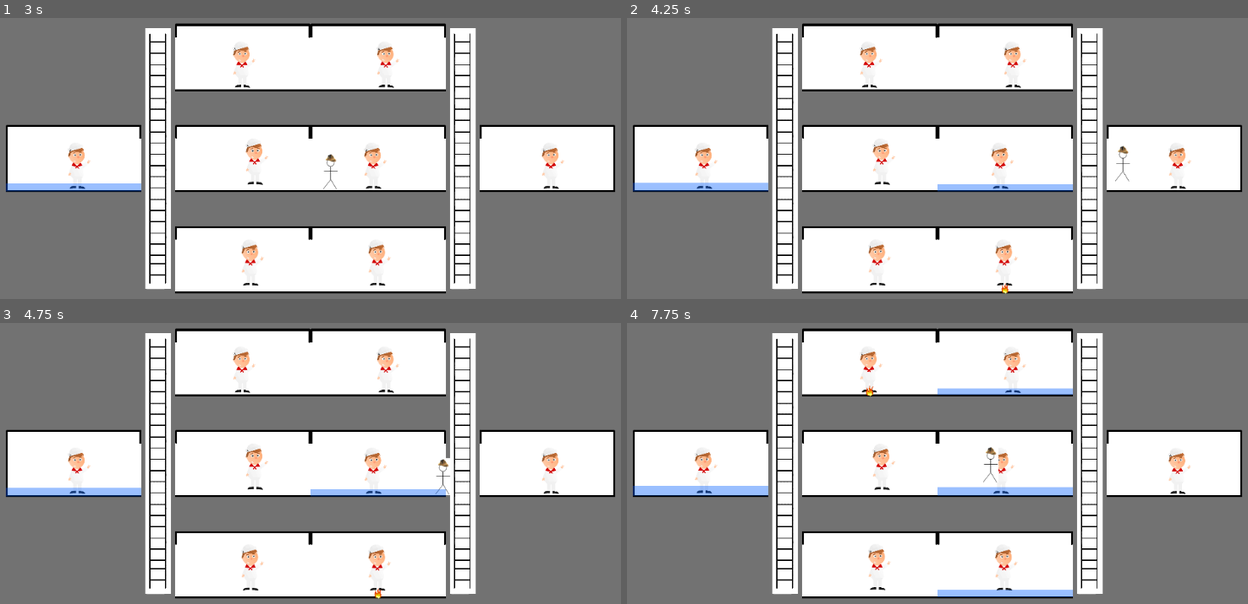
Above: before the commit, frames 1-4 (two rows, left to right).
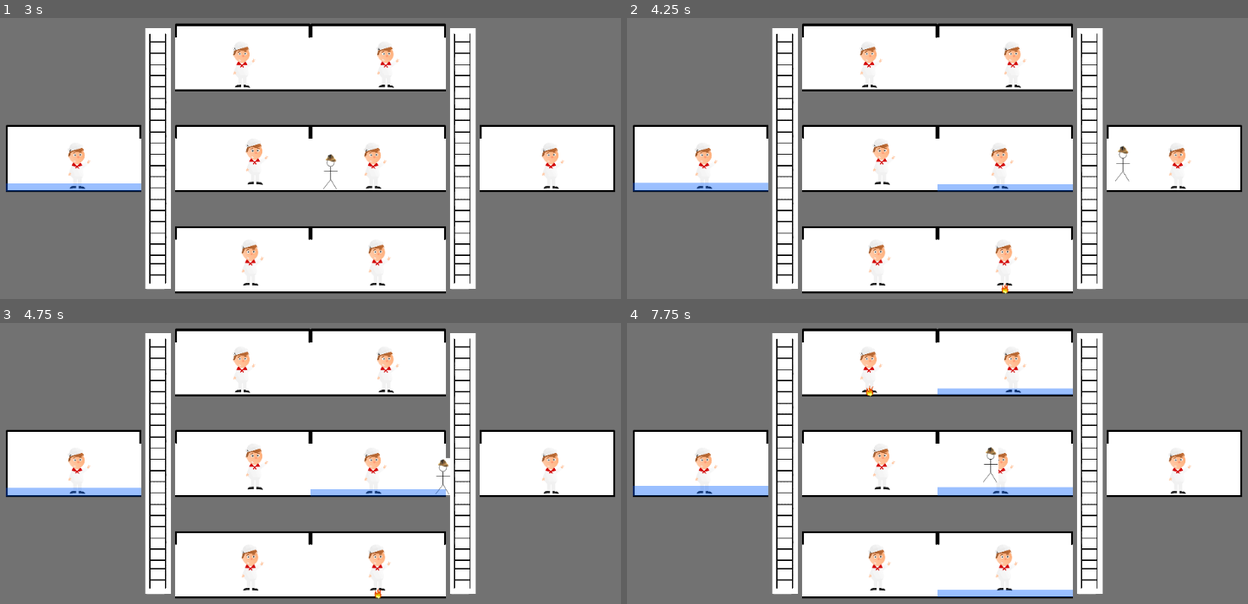
Above: after the commit, the same moments.

Repository: danielcannell/deep-clue-sea
Game: Godot game, scene res://Main.tscn
The game is run twice, just before and just after one commit, with the same random seed, the same clock (stepped at 60 frames per second) and the same inputs.
Inputs (mouse positions are in pixels of both pictures, inside the frame that each line leads up to):
- Up to frame 1 (3 s): tap Enter at 0.5, 2 s; move the mouse to (74, 158) at 0.52 s; hold D (move_right) 0.53-2.03 s; click (74, 158) at 0.67 s; tap Space (jump) at 0.77, 1.25, 1.52 s; move the mouse to (378, 57) at 1.27 s; click (378, 57) at 1.42 s; move the mouse to (378, 158) at 2.02 s; hold A (move_left) 2.03-2.78 s; click (378, 158) at 2.17 s; move the mouse to (378, 259) at 2.77 s; hold D (move_right) from 2.78 s (still down); click (378, 259) at 2.92 s
- Up to frame 2 (4.25 s): keep holding D (move_right); tap Space (jump) at 3.02, 3.5, 3.77 s; move the mouse to (869, 57) at 3.52 s; click (869, 57) at 3.67 s
- Up to frame 3 (4.75 s): move the mouse to (242, 463) at 4.27 s; release D (move_right) at 4.28 s; hold A (move_left) from 4.28 s (still down); click (242, 463) at 4.42 s; tap Space (jump) at 4.52 s
- Up to frame 4 (7.75 s): move the mouse to (869, 564) at 5.02 s; release A (move_left) at 5.03 s; hold D (move_right) 5.03-5.78 s; click (869, 564) at 5.17 s; move the mouse to (1173, 463) at 5.77 s; hold A (move_left) 5.78-7.28 s; click (1173, 463) at 5.92 s; tap Space (jump) at 6.02, 6.77, 7.52 s; move the mouse to (1086, 438) at 6.52 s; move the mouse to (800, 477) at 7.27 s; hold D (move_right) from 7.28 s (still down); click (800, 477) at 7.42 s

Frame 1 is identical in both runs. In frame 2, less than 0.1% of the frame differs, in the area x 11-62%, y 46-96%; in frame 3, less than 0.1%; in frame 4, 0.5%, in the area x 10-91%, y 10-96%.
Error after the commit: Invalid operands 'Vector2' and 'float' in operator '+'. (res://room/Room.gd:74)

Commit message:
Make room centres be at floor level

Diff:
--- a/ladder/Ladder.gd
+++ b/ladder/Ladder.gd
@@ -21,7 +21,8 @@
     return 0.0
 
 func centre_position():
-    return position
+    var extents = get_node("ladder/CollisionShape2D").shape.extents
+    return position + extents.y - 4
 
 func contains(pos):
     var epsilon = 5
--- a/room/Room.gd
+++ b/room/Room.gd
@@ -70,7 +70,8 @@
     return m_flooding
 
 func centre_position():
-    return position
+    var extents = get_node("CollisionShape2D").shape.extents
+    return position + extents.y - 4
 
 func contains(pos):
     var epsilon = 5
